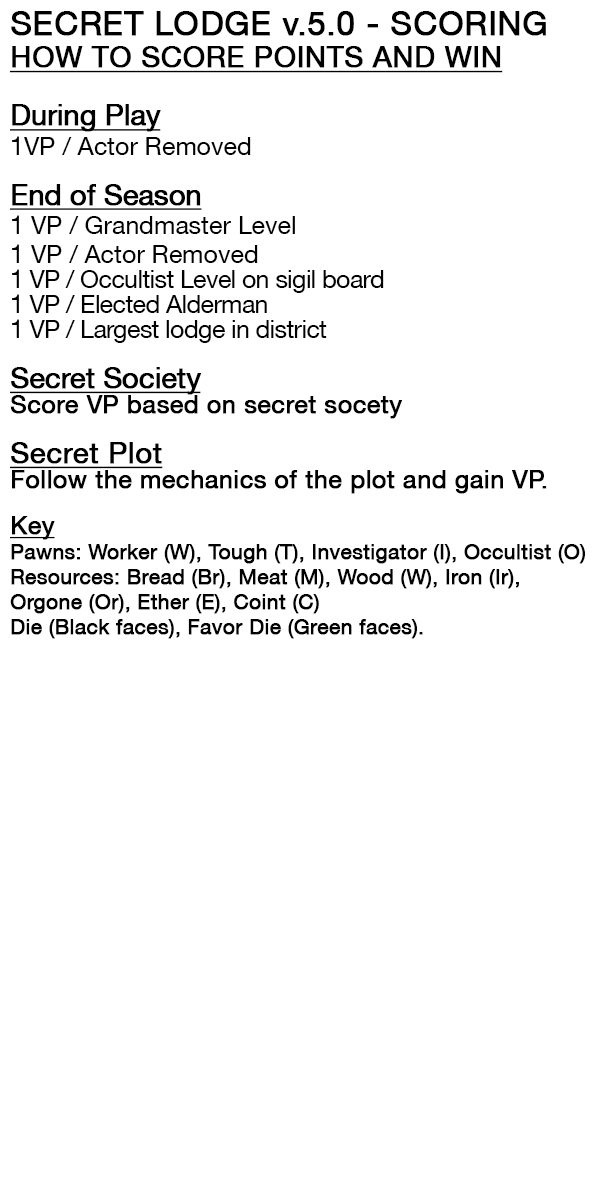
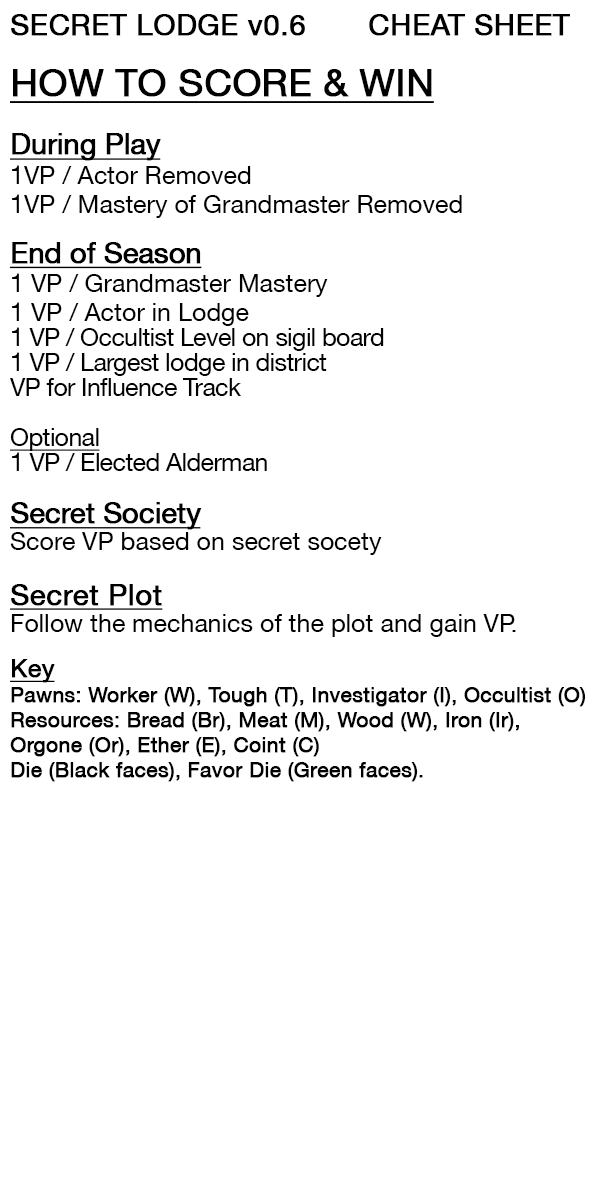
Before/after of a w=600, h=1200 layered artwork. What changed in the layer stack:
renamed "HOW TO SCORE POINTS AND WIN During Play 1VP / Actor Removed" to "HOW TO SCORE & WIN During Play 1VP / Actor Removed 1VP / Mast", painted on it over [10, 46, 586, 782]
renamed "SECRET LODGE v.5.0 - SCORING" to "SECRET LODGE v0.6 CHEAT SHEET", painted on it over [11, 11, 570, 36]
